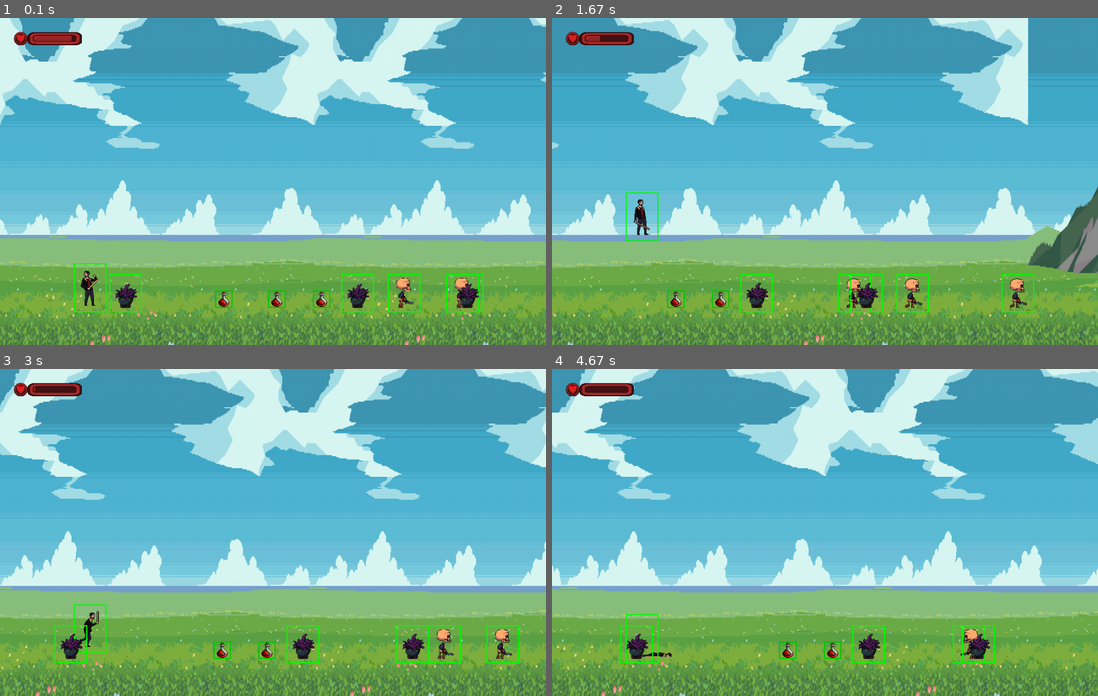
Above: before the commit, frames 1-4 (two rows, left to right).
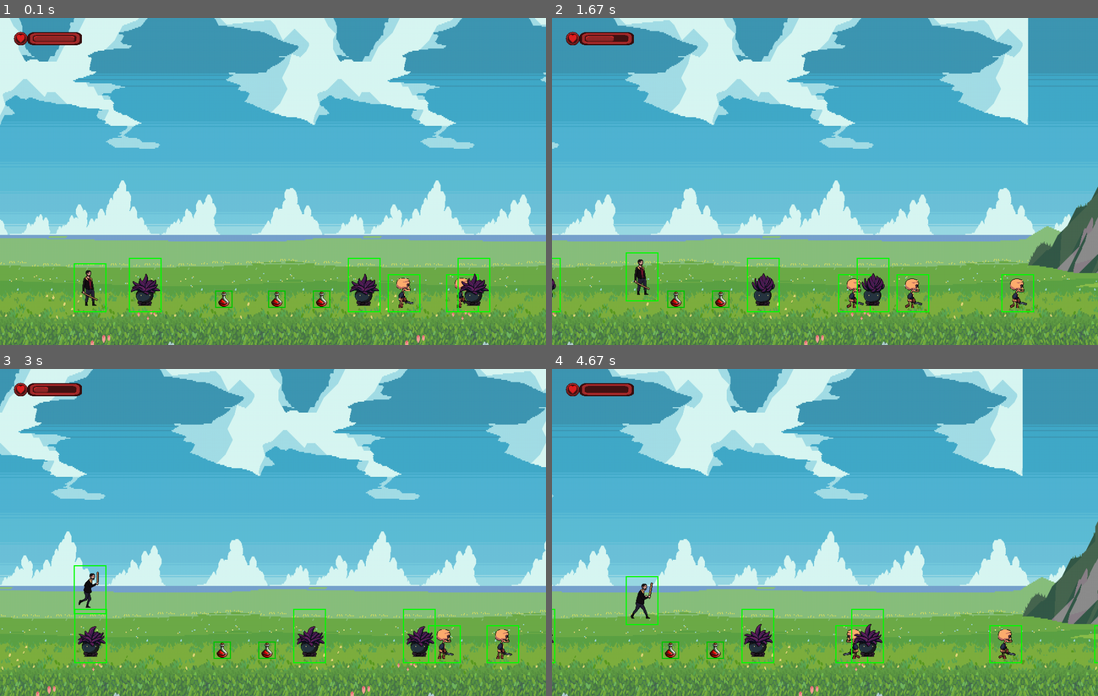
Above: after the commit, the same moments.

Repository: AdrianHerzberger/pyGame_arcade
Game: pygame game, started from game.py
Two runs of this game, one before a commit and one after it. Both use one fixed random seed, a clock stepped at 60 frames per second and the inputs below.
Inputs:
- Up to frame 1 (0.1 s): no input
- Up to frame 2 (1.67 s): tap Space at 0.33, 0.73, 1.03, 1.23, 1.53 s; hold Right 0.67-1.13 s; hold Right 1.17-1.63 s
- Up to frame 3 (3 s): hold Left 1.67-2.2 s; tap Space at 1.73, 2.03, 2.3, 2.6, 2.73 s; hold Left 2.23-2.63 s; hold Right from 2.67 s (still down)
- Up to frame 4 (4.67 s): tap Space at 3.03, 3.4, 3.7, 3.9, 4.2, 4.4 s; release Right at 3.3 s; hold Left 3.33-3.8 s; hold Right 3.83-4.3 s; hold Right from 4.33 s (still down)

The runs differ from the first frame. In frame 1, 1.8% of the frame differs, in the area x 12-90%, y 5-90%; in frame 2, 1.8%; in frame 3, 2.1%; in frame 4, 37%, in the area x 0-100%, y 0-100%.

Commit message:
implement player attack top

Diff:
--- a/enemies_movable.py
+++ b/enemies_movable.py
@@ -12,7 +12,7 @@
         self.is_dead = False
         self.enm_x_pos = x
         self.enm_y_pos = y
-        self.enm_range_min = random.randint(0, SCREEN_WIDTH // 2)
+        self.enm_range_min = random.randint(200, SCREEN_WIDTH // 2)
         self.enm_range_max = random.randint(SCREEN_WIDTH // 2, SCREEN_WIDTH * 3)
         self.speed = 1
         self.direction = 1
--- a/enemy_static.py
+++ b/enemy_static.py
@@ -11,6 +11,17 @@
         super().__init__(x, y)
         self.enemy_animations = Enemy_Static_Animations()
         self.player_kill = Player(self)
+        self.last_updated_time = pygame.time.get_ticks()
+        self.last_attack_time = pygame.time.get_ticks()
+        self.attack_interval = 5000
+        self.attack_duration = 2000
+        self.scale_factor = 0.6
+        self.original_size = (128, 128)
+        self.scaled_size = (
+            int(self.original_size[0] * self.scale_factor),
+            int(self.original_size[1] * self.scale_factor),
+        )
+        self.enemy_collision_rect = pygame.Rect(self.enm_x_pos, self.enm_y_pos, 60, 100)
 
 
     def update(self):
@@ -26,9 +37,18 @@
 
 
     def draw(self, screen, scroll):
+        current_time = pygame.time.get_ticks()
         if self.is_dead:
             animation = self.enemy_animations.get_current_dead_animation()
-            animation = pygame.transform.scale(animation, self.scaled_size)
+            #animation = pygame.transform.scale(animation, self.scaled_size)
+        elif current_time - self.last_attack_time > self.attack_interval:
+            animation = self.enemy_animations.get_current_static_attack_animation()
+            self.last_attack_time = current_time
+            self.last_updated_time = current_time
+        elif current_time - self.last_updated_time < self.attack_duration:
+            animation = self.enemy_animations.get_current_static_attack_animation()
+        elif current_time > self.last_updated_time:
+            animation = self.enemy_animations.get_current_idle_animation()
         else:
             animation = self.enemy_animations.get_current_idle_animation()
             animation = pygame.transform.scale(animation, self.scaled_size)
@@ -39,7 +59,7 @@
             screen,
             (0, 255, 0),
             pygame.Rect(
-                self.enm_x_pos - scroll + 20,
+                self.enm_x_pos - scroll + 32,
                 self.enm_y_pos + 40,
                 self.enemy_collision_rect.width,
                 self.enemy_collision_rect.height,
@@ -50,9 +70,9 @@
     @classmethod
     def create_enemies(cls):
         return [
-            cls(random.randint(0, SCREEN_WIDTH), ENEMY_Y_POS),
-            cls(random.randint(0, SCREEN_WIDTH), ENEMY_Y_POS),
-            cls(random.randint(0, SCREEN_WIDTH), ENEMY_Y_POS),
+            cls(random.randint(0, SCREEN_WIDTH), ENEMY_Y_POS - 30),
+            cls(random.randint(0, SCREEN_WIDTH), ENEMY_Y_POS - 30),
+            cls(random.randint(0, SCREEN_WIDTH), ENEMY_Y_POS - 30),
         ]
 
 
--- a/enemy_static_animations.py
+++ b/enemy_static_animations.py
@@ -13,9 +13,8 @@
         self.enemy_static_attack_sheet = pygame.image.load(
             "assets/enemy/static/poison.png"
         )
-
         self.enemy_poison_attack_sheet = pygame.image.load(
-            "assets/enemy/static/poison.png"
+            "assets/enemy/static/cloud_posion.png"
         )
 
         self.idle_animation = []
@@ -32,7 +31,7 @@
             self.idle_animation_steps,
             self.dead_animation_steps,
             self.static_attack_steps,
-            self.poison_attack_steps
+            self.poison_attack_steps,
         )
 
         self.current_animation_steps = 9
@@ -91,6 +90,18 @@
             )
             self.static_attack.append(static_attack_sprite)
 
+    def load_poison_attack(self):
+        for frame in range(self.poison_attack_steps):
+            poison_attack_sprite = pygame.Surface(
+                (self.frame_width, self.frame_height), pygame.SRCALPHA
+            )
+            poison_attack_sprite.blit(
+                self.enemy_poison_attack_sheet,
+                (0, 0),
+                (frame * self.frame_width, 0, self.frame_height, self.frame_height),
+            )
+            self.poison_attack.append(poison_attack_sprite)
+
     def get_current_idle_animation(self):
         self.set_current_animation(self.idle_animation_steps)
         self.update_animation()
@@ -114,6 +125,11 @@
         self.update_animation()
         return self.static_attack[self.current_frame]
 
+    def get_current_poison_attack_animation(self):
+        self.set_current_animation(self.poison_attack_steps)
+        self.update_animation()
+        return self.poison_attack[self.current_frame]
+
     def update_animation(self):
         current_time = pygame.time.get_ticks()
         if current_time - self.last_update_time > self.animation_delay:
--- a/player.py
+++ b/player.py
@@ -21,7 +21,7 @@
         self.is_dead = False
         self.dead_animation_played = False
         self.jump_force = 0
-        self.gravity = 7
+        self.gravity = 5
         self.x_pos = PLAYER_X_POS
         self.y_pos = PLAYER_Y_POS
         self.inputs = GameInputs(self)
@@ -38,7 +38,7 @@
         if self.inputs.is_jumping():
             self.jumping = True
             self.on_ground = False
-            self.jump_force = 50
+            self.jump_force = 55
 
         if self.jumping:
             self.y_pos -= self.jump_force
--- a/player_collision.py
+++ b/player_collision.py
@@ -21,6 +21,9 @@
             self.attack_collision_rect.topleft = (self.player.x_pos + 70, self.player.y_pos + 80)
 
         if self.player.attack_light:
+            pygame.draw.rect(screen, (255, 0, 0), self.attack_collision_rect, 2)
+
+        if self.player.attack_heavy:
             pygame.draw.rect(screen, (255, 0, 0), self.attack_collision_rect, 2)
 
     def check_collisions(self, enemies):
